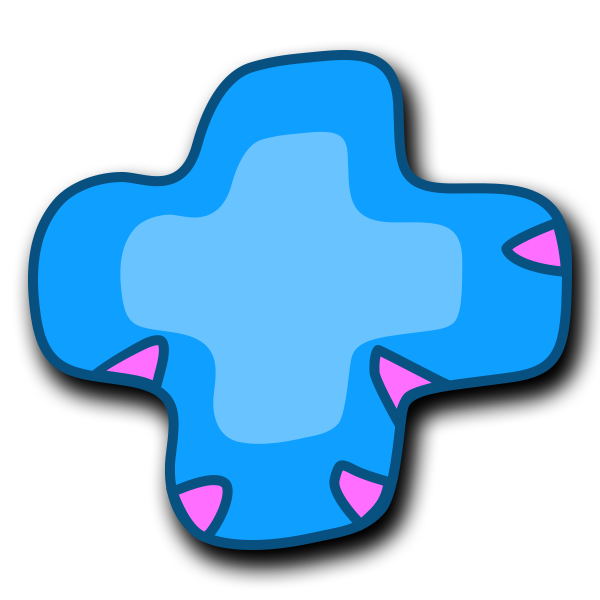
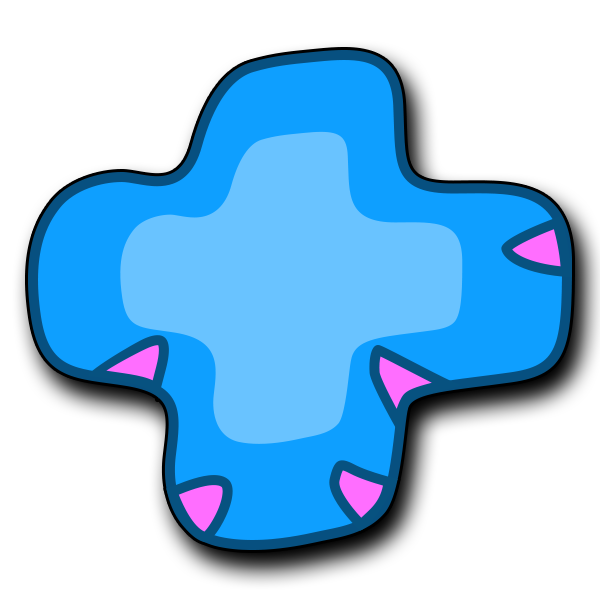
Layers edited between the first and the second 600×600 image:
pixels changed over (25, 47, 575, 553) (layer not identified)
